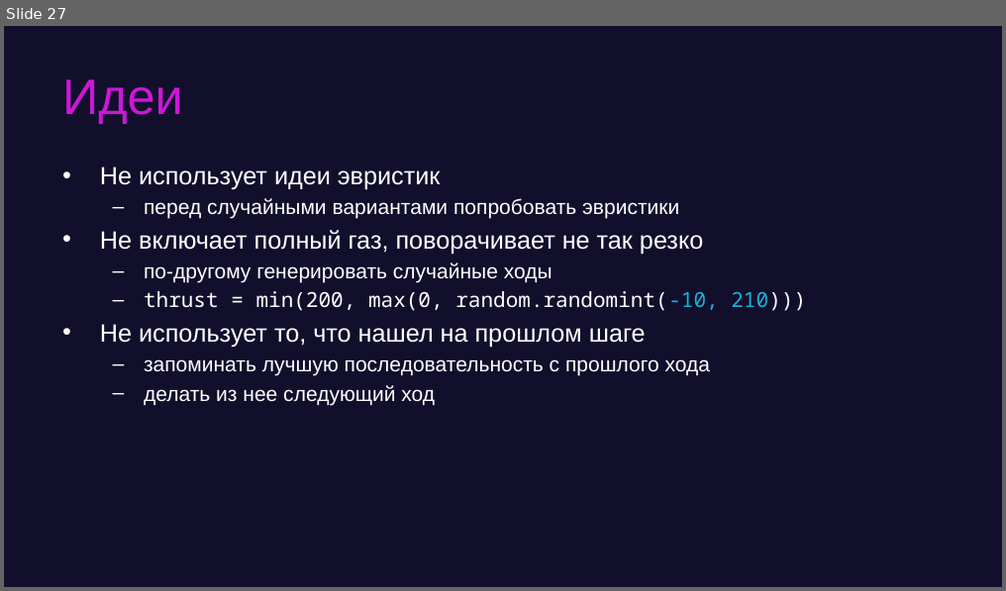
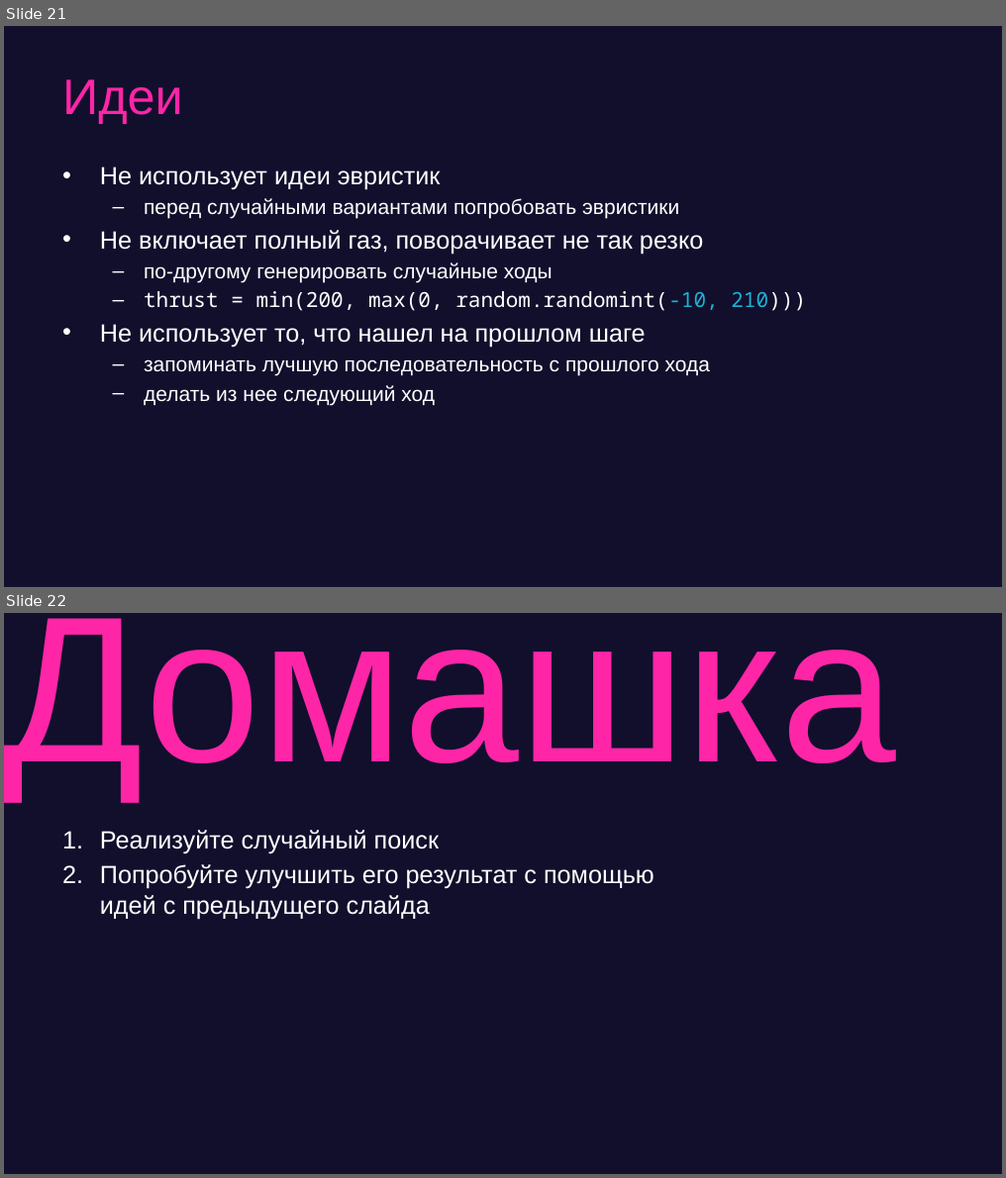
Before and after one commit to game-ai-course/game-ai-school, a slide deck: day1-montecarlo.pptx. Shown one above the other, each under a label of ours: slide 27 before the commit, slides 21 and 22 after it. The pictures are 1006x591 and 1006x1178 pixels, drawn with LibreOffice and Linux fonts; fonts in the diff are those of the drawing. Boxes give left, top, right and bottom in pixels: in the first picture for what was removed or moved away, otherwise in the second. Text is boxed around its words. In the diff, an @@ line names an element or a change of style, - is before the commit and + after.

```diff
--- a/day1-montecarlo.pptx
+++ b/day1-montecarlo.pptx
@@ slide 22 added at (4, 613, 1002, 1174), background #110F2C @@
@@ title added at (4, 618, 897, 798), 200 pt, text #FE25A7 @@
+Домашка
@@ text added at (100, 830, 654, 919), 24 pt, text #FFFFFF @@
+1. Реализуйте случайный поиск
+2. Попробуйте улучшить его результат с помощью
+   идей с предыдущего слайда
@@ what was slide 27 is now slide 21 @@
@@ slide 21 changed as well @@
@@ title "Идеи" at (62, 79, 183, 124): text colour #CC17D8 to #FE25A7 @@
```
Also in this commit, not shown: 15 other slides changed, 8 other slides added, 12 slides removed, 5 other files.
